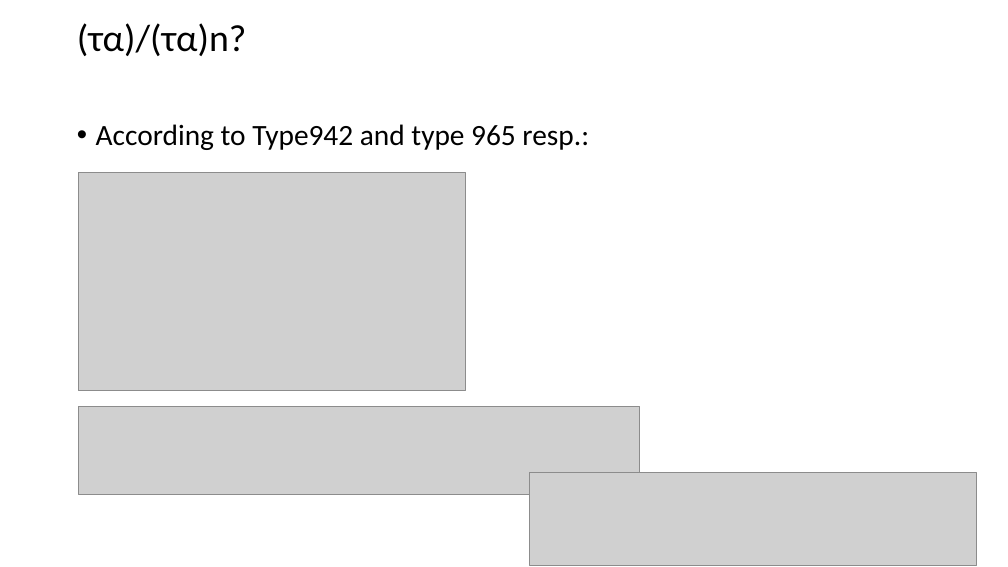
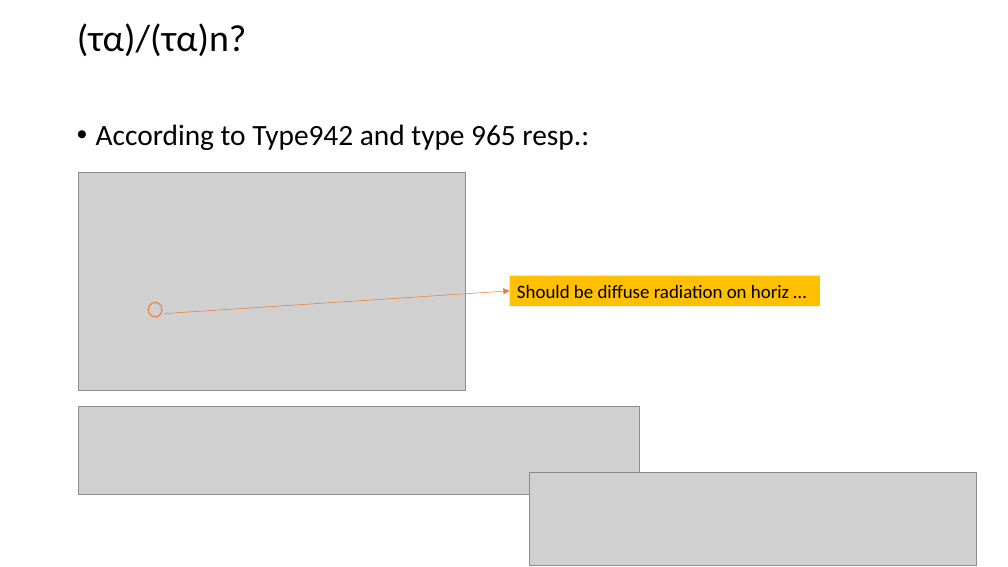
Before and after one commit to MargotDePauw/TETRA-warmtenetten, a slide deck: slide 8 of model zonnecollector/achtergrond/Solar collector.pptx (slide 6 before the commit). Drawn at 1008x567 pixels with LibreOffice and Linux fonts; fonts in the diff are those of the drawing; grey boxes stand for pictures. Boxes give left, top, right and bottom in pixels: in the first picture for what was removed or moved away, otherwise in the second. Text is boxed around its words. In the diff, an @@ line names an element or a change of style, - is before the commit and + after.

```diff
--- a/model zonnecollector/achtergrond/Solar collector.pptx
+++ b/model zonnecollector/achtergrond/Solar collector.pptx
@@ arrow added from (164, 314) to (510, 291), #ED7D31 0.5 pt @@
@@ rectangle added at bbox=[510, 276, 820, 306], fill #FFC000, 18 pt, text #000000 @@
+Should be diffuse radiation on horiz …
@@ ellipse added at bbox=[148, 302, 162, 317], outline #ED7D31 1 pt @@
```
Also in this commit, not shown: 1 other slide changed, 6 slides added, 1 slide removed, 2 other files.
